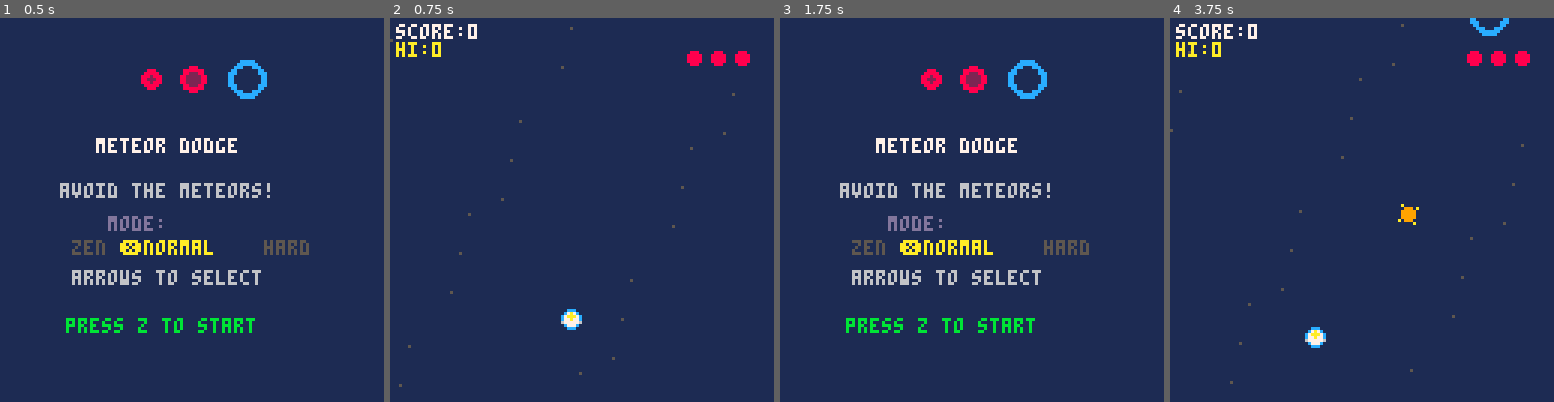
Above: before the commit, frames 1-4 (left to right).
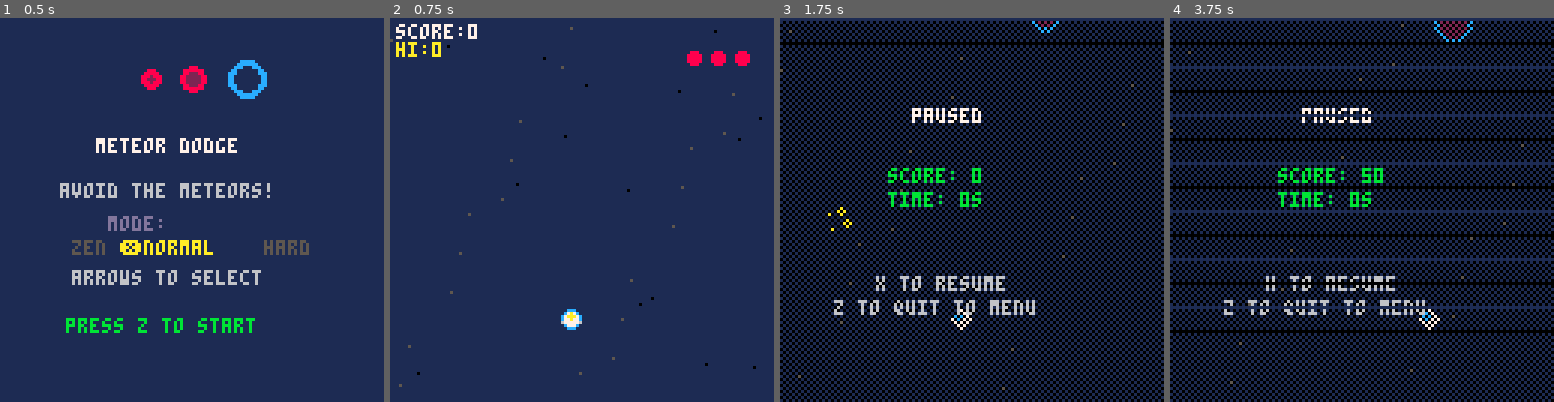
Above: after the commit, the same moments.

Repository: jeffcampbell/game-a-day
Game: PICO-8 cartridge games/2026-02-26/game.p8
Two runs of this game, one before a commit and one after it. Both use one fixed random seed, a clock stepped at 60 frames per second and the inputs below.
Inputs:
- Up to frame 1 (0.5 s): tap X (X key) at 0.33 s
- Up to frame 2 (0.75 s): tap O (Z key) at 0.7 s
- Up to frame 3 (1.75 s): tap X (X key) at 1.07 s; hold Right from 1.6 s (still down); tap O (Z key) at 1.7 s
- Up to frame 4 (3.75 s): tap X (X key) at 1.85, 2.97 s; release Right at 2.1 s; tap O (Z key) every 0.4 s from 2.1 to 3.7 s; hold Up 2.15-2.42 s; hold Right 2.47-3.03 s; hold Left 3.08-3.58 s; hold Down from 3.63 s (still down)

Frame 1 is identical in both runs. In frame 2, less than 0.1% of the frame differs, in the area x 7-97%, y 3-93%; in frame 3, 54%, in the area x 0-100%, y 0-100%; in frame 4, 52%.

Commit message:
Add screen effects and visual polish to Meteor Dodge
Enhancements:
- Screen fade transitions between menu, play, pause, and gameover states
- Multi-layer parallax starfield background for visual depth
- Pulsing glow effect around powerups for better visibility
- Visual pulse rings on player for near-miss events
- Meteor trails for enhanced motion feedback
- Boss meteor trail effect

All effects use PICO-8's 16-color palette and maintain 60 FPS.
Color coding: gold for scoring/near-miss, blue for powerups,
red for damage, appropriate colors per powerup type.

Co-Authored-By: Claude Sonnet 4.5 <noreply@anthropic.com>

Diff:
--- a/games/2026-02-26/game.p8
+++ b/games/2026-02-26/game.p8
@@ -110,6 +110,14 @@
 -- particles
 particles = {}
 
+-- fade system
+fade_alpha = 0
+fade_dir = 0  -- 0=none, 1=fade out, -1=fade in
+next_state = nil
+
+-- parallax background
+stars_bg = {}  -- background stars (slower)
+
 function _init()
   cartdata("meteor_dodge_v1")
   highscore = dget(0)
@@ -118,11 +126,29 @@
     difficulty_preset = 2  -- default to normal
   end
   music(0)  -- menu music
+  -- initialize parallax background
+  for i=1,30 do
+    add(stars_bg, {
+      x=rnd(128),
+      y=rnd(128),
+      spd=0.3+rnd(0.4),
+      bright=flr(rnd(2))
+    })
+  end
   _log("music:menu")
   _log("init")
 end
 
 function _update()
+  -- update parallax background
+  for s in all(stars_bg) do
+    s.y += s.spd
+    if s.y > 128 then
+      s.y = 0
+      s.x = rnd(128)
+    end
+  end
+
   if state == "menu" then
     update_menu()
   elseif state == "play" then
@@ -132,6 +158,9 @@
   elseif state == "gameover" then
     update_gameover()
   end
+
+  -- update fade effect
+  update_fade()
 end
 
 function _draw()
@@ -151,6 +180,9 @@
   end
 
   camera()
+
+  -- draw fade overlay (on top of everything)
+  draw_fade()
 
   -- update shake
   if shake_time > 0 then
@@ -266,11 +298,10 @@
 
   -- quit to menu with Z (O button)
   if (buttons & 16) > 0 then
-    state = "menu"
+    start_fade("menu")
     pause_cooldown = 0
     music(-1)
     _log("pause:quit")
-    _log("state:menu")
   end
 end
 
@@ -420,6 +451,45 @@
     local s = p.size * fade
     if s > 0.5 then
       circfill(p.x, p.y, s, p.color)
+    end
+  end
+end
+
+function start_fade(target_state)
+  fade_dir = 1
+  next_state = target_state
+  _log("fade_out_to:"..target_state)
+end
+
+function update_fade()
+  if fade_dir == 1 then
+    fade_alpha += 8
+    if fade_alpha >= 128 then
+      fade_alpha = 128
+      fade_dir = -1
+      -- switch state at peak fade
+      if next_state then
+        state = next_state
+        next_state = nil
+        _log("state:"..state)
+      end
+    end
+  elseif fade_dir == -1 then
+    fade_alpha -= 8
+    if fade_alpha <= 0 then
+      fade_alpha = 0
+      fade_dir = 0
+    end
+  end
+end
+
+function draw_fade()
+  if fade_alpha > 0 then
+    -- draw fade overlay
+    for i=0,fade_alpha,8 do
+      local col = 0
+      if i % 16 < 8 then col = 1 end
+      rectfill(0, i, 127, i, col)
     end
   end
 end
@@ -799,7 +869,7 @@
       _log("sfx:collision")
 
       if lives <= 0 then
-        state = "gameover"
+        start_fade("gameover")
         survival_time = flr(t() - game_start_time)
         music(-1)  -- stop music
         _log("music:stop")
@@ -961,7 +1031,7 @@
       _log("sfx:boss_collision")
 
       if lives <= 0 then
-        state = "gameover"
+        start_fade("gameover")
         survival_time = flr(t() - game_start_time)
         music(-1)
         _log("music:stop")
@@ -1125,10 +1195,9 @@
   if (test_input() & 16) > 0 then
     sfx(4)  -- ui select
     _log("sfx:ui_select")
-    state = "menu"
+    start_fade("menu")
     music(0)  -- menu music
     _log("music:menu")
-    _log("state:menu")
   end
 end
 
@@ -1242,7 +1311,13 @@
 end
 
 function draw_play()
-  -- draw starfield background
+  -- draw parallax background (slower stars)
+  for s in all(stars_bg) do
+    local col = s.bright == 1 and 1 or 0
+    pset(s.x, s.y, col)
+  end
+
+  -- draw starfield background (faster stars)
   for i=0,20 do
     local sx = (i * 37) % 128
     local sy = (i * 53 + t() * 10) % 128
@@ -1282,6 +1357,13 @@
     -- wings
     pset(px - 3, py + 1, 6)
     pset(px + 3, py + 1, 6)
+  end
+
+  -- draw near-miss pulse ring
+  if near_miss_pulse > 0 then
+    local pulse_size = (5 - near_miss_pulse) * 1.5
+    circ(px, py, 4 + pulse_size, 10)
+    circ(px, py, 5 + pulse_size, 9)
   end
 
   -- draw shield ring
@@ -1306,6 +1388,16 @@
       col1 = 8
       col2 = 2
     end
+
+    -- draw trail
+    for i=1,3 do
+      local trail_y = m.y - i * 2
+      local trail_size = m.size - i * 0.5
+      if trail_size > 0 then
+        circ(m.x, trail_y, trail_size, col2)
+      end
+    end
+
     circfill(m.x, m.y, m.size, col1)
     circfill(m.x, m.y, m.size - 2, col2)
     circfill(m.x - 1, m.y - 1, 1, 5)
@@ -1313,6 +1405,15 @@
 
   -- draw boss meteor
   if boss_meteor then
+    -- draw trail
+    for i=1,5 do
+      local trail_y = boss_meteor.y - i * 3
+      local trail_size = boss_meteor.size - i * 0.8
+      if trail_size > 1 then
+        circ(boss_meteor.x, trail_y, trail_size, 9)
+      end
+    end
+
     -- pulsing ring effect
     local pulse = sin(t() * 2) * 2
     circ(boss_meteor.x, boss_meteor.y, boss_meteor.size + 2 + pulse, 10)
@@ -1479,21 +1580,30 @@
 
 function draw_powerup(x, y, ptype)
   local spin = t() * 3
-  local c, border_c
+  local c, border_c, glow_c
 
   if ptype == 1 then
     -- shield (blue with border)
     c = 12
     border_c = 1
+    glow_c = 6
   elseif ptype == 2 then
     -- slow-time (purple)
     c = 14
     border_c = 2
+    glow_c = 13
   else
     -- invincibility (gold)
     c = 10
     border_c = 9
-  end
+    glow_c = 9
+  end
+
+  -- pulsing glow effect
+  local pulse = 1 + sin(t() * 4) * 0.5
+  local glow_radius = 5 + pulse * 2
+  circ(x, y, glow_radius, glow_c)
+  circ(x, y, glow_radius - 1, glow_c)
 
   -- draw star shape
   for i=0,3 do
Not shown, changed: games/2026-02-26/game.js
